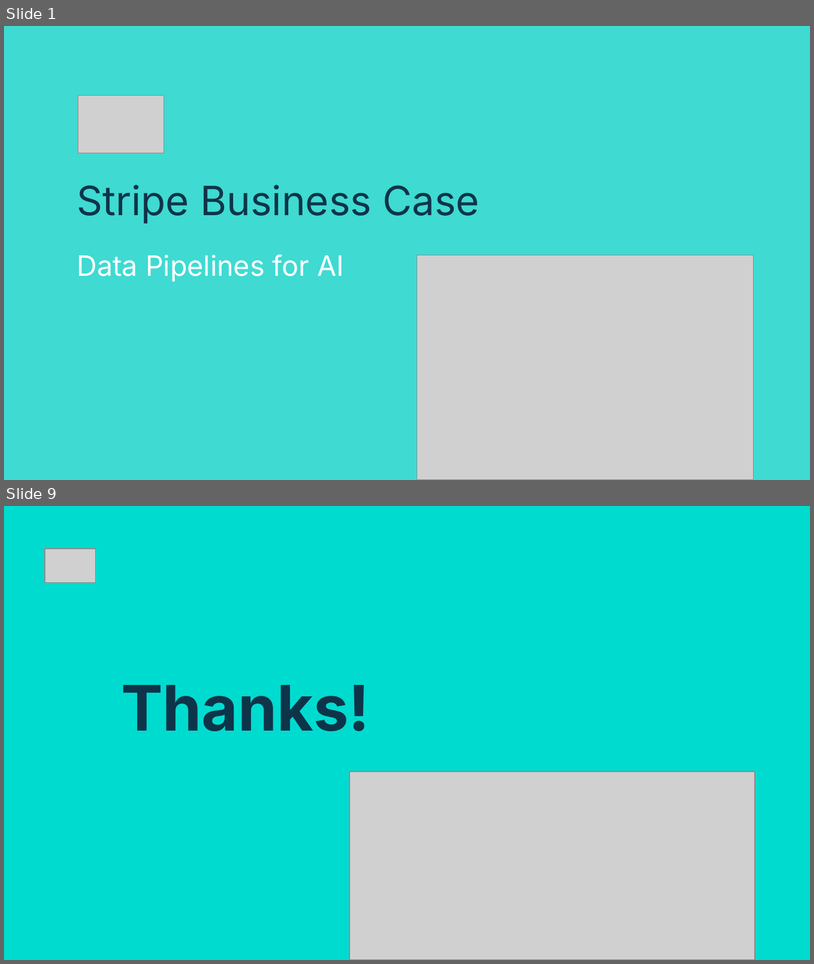
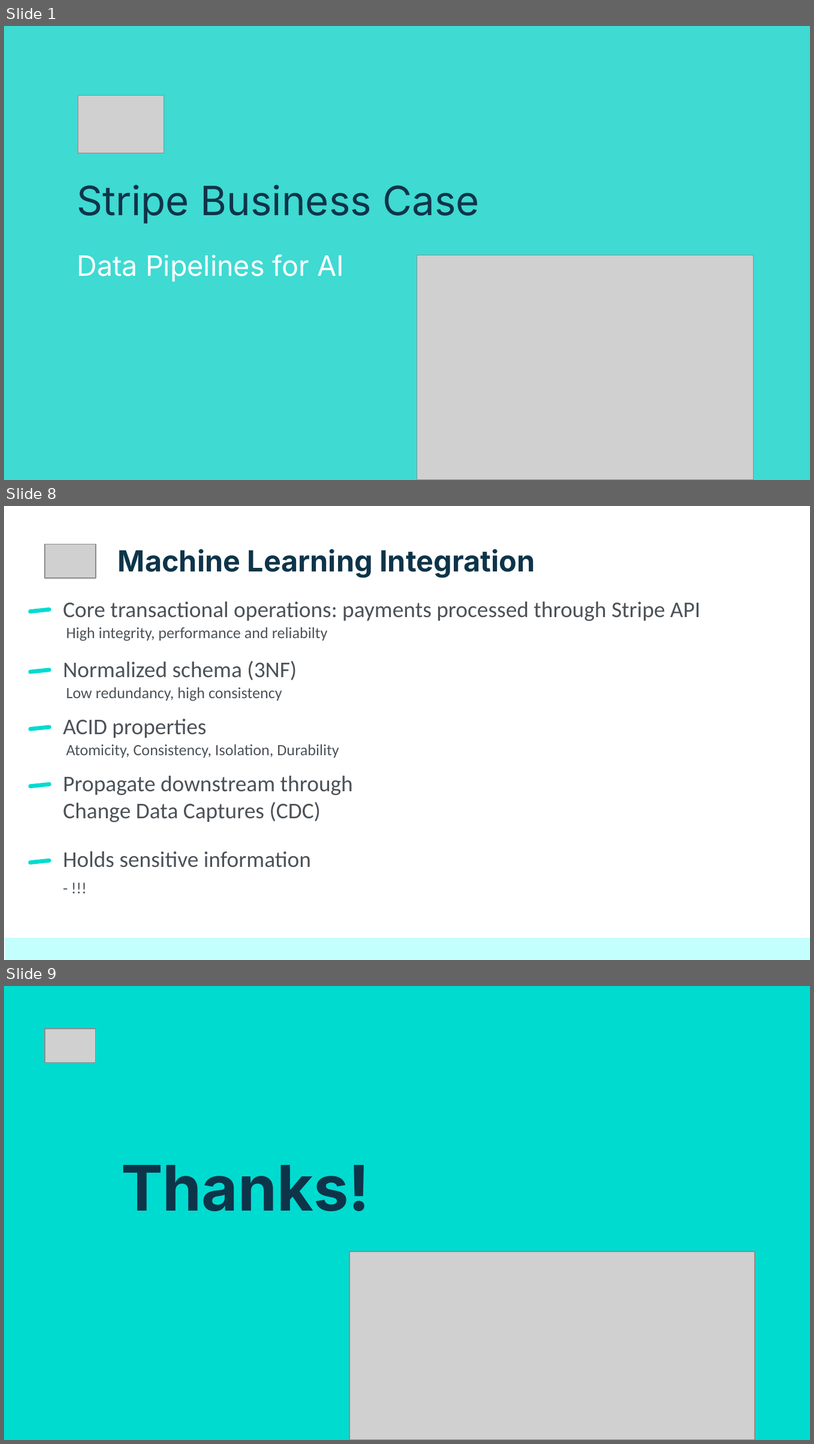
Before and after one commit to netesf13d/jedha-projects, a slide deck: 2-03-Stripe_Business_Case/presentation/Presentation - 2-03 - Stripe Business Case.odp. Shown one above the other, each under a label of ours: slides 1 and 9 before the commit, slides 1, 8 and 9 after it; the slides between them are not shown. The pictures are 814x964 and 814x1444 pixels, drawn with LibreOffice and Linux fonts; fonts in the diff are those of the drawing; grey boxes stand for pictures. Boxes give left, top, right and bottom in pixels: in the first picture for what was removed or moved away, otherwise in the second. Text is boxed around its words. In the diff, an @@ line names an element or a change of style, - is before the commit and + after.

Commit message:
work on 2-03 Stripe

```diff
--- a/2-03-Stripe_Business_Case/presentation/Presentation - 2-03 - Stripe Business Case.odp
+++ b/2-03-Stripe_Business_Case/presentation/Presentation - 2-03 - Stripe Business Case.odp
@@ slide 8 added at (x1=4, y1=506, x2=810, y2=960), background #FFFFFF @@
@@ picture added at (x1=45, y1=544, x2=96, y2=578) @@
@@ title added at (x1=118, y1=549, x2=535, y2=578), 26 pt, text #0E3449, bold @@
+Machine Learning Integration
@@ rounded rectangle added at (x1=28, y1=607, x2=52, y2=613), fill #00DBD0 @@
@@ title added at (x1=63, y1=601, x2=701, y2=621), 20 pt, text #4B5258 @@
+Core transactional operations: payments processed through Stripe API
@@ title added at (x1=66, y1=627, x2=328, y2=641), 14 pt, text #4B5258 @@
+High integrity, performance and reliabilty
@@ title added at (x1=63, y1=661, x2=297, y2=680), 20 pt, text #4B5258 @@
+Normalized schema (3NF)
@@ rounded rectangle added at (x1=28, y1=668, x2=52, y2=674), fill #00DBD0 @@
@@ title added at (x1=66, y1=687, x2=282, y2=701), 14 pt, text #4B5258 @@
+Low redundancy, high consistency
@@ title added at (x1=63, y1=718, x2=206, y2=738), 20 pt, text #4B5258 @@
+ACID properties
@@ rounded rectangle added at (x1=28, y1=725, x2=52, y2=732), fill #00DBD0 @@
@@ title added at (x1=66, y1=744, x2=339, y2=757), 14 pt, text #4B5258 @@
+Atomicity, Consistency, Isolation, Durability
@@ title added at (x1=63, y1=775, x2=353, y2=822), 20 pt, text #4B5258 @@
+Propagate downstream through Change Data Captures (CDC)
@@ rounded rectangle added at (x1=28, y1=781, x2=52, y2=788), fill #00DBD0 @@
@@ rounded rectangle added at (x1=28, y1=858, x2=52, y2=864), fill #00DBD0 @@
@@ title added at (x1=63, y1=851, x2=311, y2=867), 20 pt, text #4B5258 @@
+Holds sensitive information
@@ title added at (x1=55, y1=870, x2=275, y2=913), 14 pt, text #4B5258 @@
+- !!!
@@ rectangle added at (x1=5, y1=937, x2=810, y2=959), fill #C3FFFC @@
```
Also in this commit, not shown: 3 slides changed, 3 other slides added, 4 slides removed, 4 other files.
